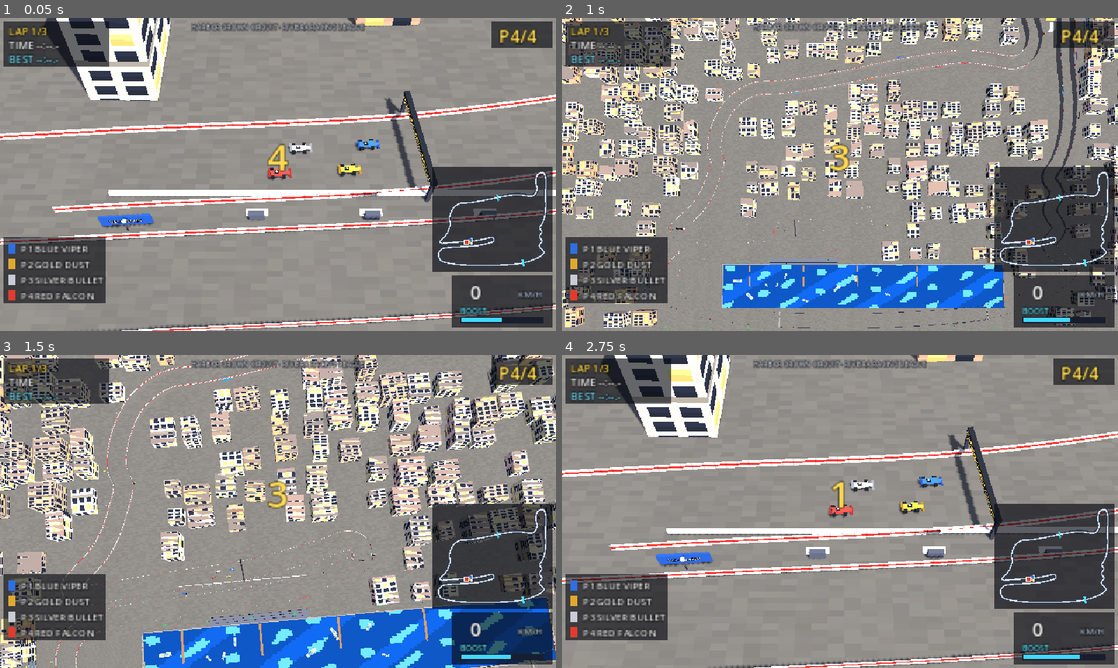
Above: before the commit, frames 1-4 (two rows, left to right).
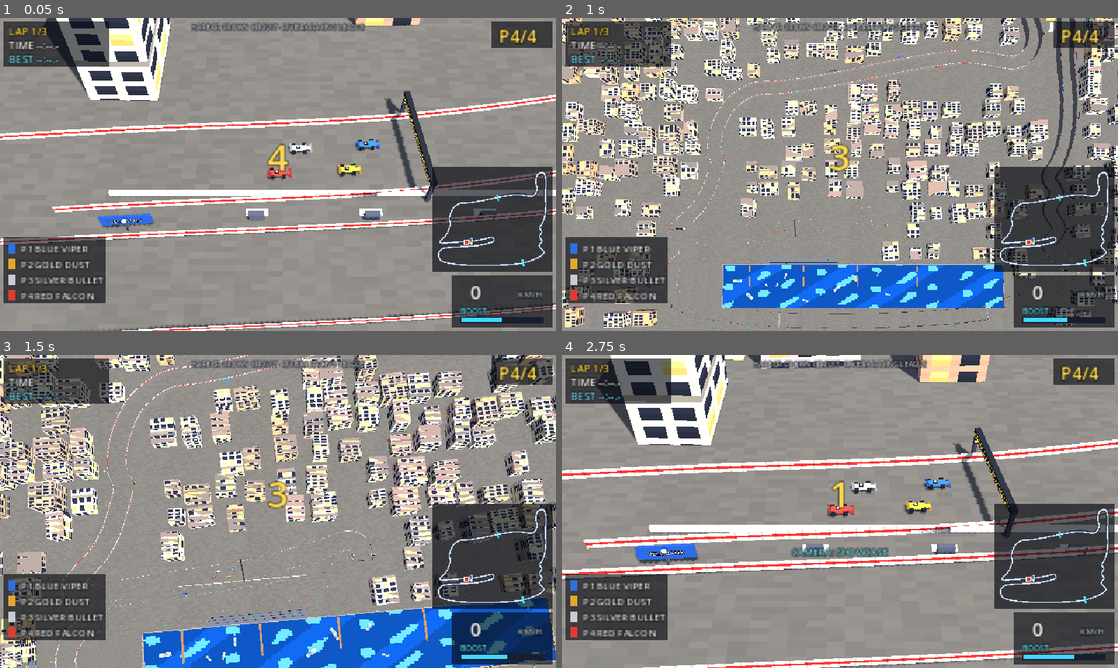
Above: after the commit, the same moments.

Repository: dtcbychris/lookie
Game: Godot game, scene res://scenes/harbor_crown_circuit.tscn
Two runs of this game, one before a commit and one after it. Both use one fixed random seed, a clock stepped at 60 frames per second and the inputs below.
Inputs:
- Up to frame 1 (0.05 s): no input
- Up to frame 2 (1 s): hold D (steer_right) from 0.53 s (still down); hold Shift (boost) from 0.53 s (still down); tap Tab (overview) at 0.8 s
- Up to frame 3 (1.5 s): release D (steer_right) at 1.28 s; release Shift (boost) at 1.28 s; hold S (brake) from 1.28 s (still down); tap Tab (overview) at 1.35 s
- Up to frame 4 (2.75 s): tap W (throttle) at 1.55 s; release S (brake) at 2.03 s; hold D (steer_right) from 2.03 s (still down); hold W (throttle) from 2.03 s (still down); tap C (camera, bound only after the commit) at 2.3 s

Frame 1 is identical in both runs. In frame 2, 0.1% of the frame differs, in the area x 18-92%, y 76-100%; in frame 3, less than 0.1%; in frame 4, 20%, in the area x 0-100%, y 0-100%.

Commit message:
Feel pass from first playtest: handling, controls, camera, audio, feedback
- Fix car disappearing before the tunnel: deep trench sank the road below
  the causeway ground slab; tunnel now runs at harbor grade (token dip)
- Make braking matter: coast drag scaled to 55% so lift-and-coast can't
  slow you for hairpins
- Boost is earned, not free: slower regen, wall contact drains boost and
  locks regen for 2s (HUD bar shows lockout)
- Wall penalty scales with impact angle: grazing stays near-free (AI
  lesson preserved), slams cost up to 75% speed
- Control presets (T): CLASSIC and DRIVER (A brake / D gas / arrows
  steer); persisted to user://
- Camera toggle (C): RACE overhead vs SHOWCASE 3/4; persisted
- Procedural audio: engine pitch, boost whoosh, wall thuds, countdown
  beeps, lap blip, finish sting (no external assets)
- Wall-hit drama: camera shake, spark burst, red screen flash
- Headless sim green: laps 45.7-47.4s, spread 1.70s

https://claude.ai/code/session_01LjE6X8FbmbjT1RiC5ZbF2u

Diff:
--- a/pixelgp/project.godot
+++ b/pixelgp/project.godot
@@ -60,6 +60,16 @@
 "events": [Object(InputEventKey,"resource_local_to_scene":false,"resource_name":"","device":-1,"window_id":0,"alt_press …(195 unchanged characters)…
 ]
 }
+camera={
+"deadzone": 0.5,
+"events": [Object(InputEventKey,"resource_local_to_scene":false,"resource_name":"","device":-1,"window_id":0,"alt_pressed":false,"shift_pressed":false,"ctrl_pressed":false,"meta_pressed":false,"pressed":false,"keycode":0,"physical_keycode":67,"key_label":0,"unicode":0,"location":0,"echo":false,"script":null)
+]
+}
+controls_preset={
+"deadzone": 0.5,
+"events": [Object(InputEventKey,"resource_local_to_scene":false,"resource_name":"","device":-1,"window_id":0,"alt_pressed":false,"shift_pressed":false,"ctrl_pressed":false,"meta_pressed":false,"pressed":false,"keycode":0,"physical_keycode":84,"key_label":0,"unicode":0,"location":0,"echo":false,"script":null)
+]
+}
 
 [rendering]
 
--- /dev/null
+++ b/pixelgp/scripts/audio_gen.gd
@@ -0,0 +1,103 @@
+extends RefCounted
+## Procedural audio: all sounds are synthesized into AudioStreamWAVs at load.
+## No external assets — same placeholder philosophy as the pixel textures,
+## swappable for real sound design later.
+
+const RATE := 22050
+
+static func _wav(samples: PackedFloat32Array, looped := false) -> AudioStreamWAV:
+	var bytes := PackedByteArray()
+	bytes.resize(samples.size() * 2)
+	for i in samples.size():
+		bytes.encode_s16(i * 2, int(clampf(samples[i], -1.0, 1.0) * 32000.0))
+	var w := AudioStreamWAV.new()
+	w.format = AudioStreamWAV.FORMAT_16_BITS
+	w.mix_rate = RATE
+	w.data = bytes
+	if looped:
+		w.loop_mode = AudioStreamWAV.LOOP_FORWARD
+		w.loop_end = samples.size()
+	return w
+
+static func engine_loop() -> AudioStreamWAV:
+	# raspy saw + sub-harmonic + noise; 0.5s with whole cycles so the loop seams
+	var n := RATE / 2
+	var rng := RandomNumberGenerator.new()
+	rng.seed = 3
+	var out := PackedFloat32Array()
+	out.resize(n)
+	for i in n:
+		var t := float(i) / RATE
+		var ph := fmod(t * 110.0, 1.0)        # 55 cycles in 0.5s
+		var ph2 := fmod(t * 220.0 + 0.3, 1.0)
+		var s := (ph * 2.0 - 1.0) * 0.5 + (ph2 * 2.0 - 1.0) * 0.22
+		s += (rng.randf() * 2.0 - 1.0) * 0.13
+		out[i] = tanh(s * 1.6) * 0.7
+	return _wav(out, true)
+
+static func boost_loop() -> AudioStreamWAV:
+	# airy filtered-noise whoosh
+	var n := RATE / 2
+	var rng := RandomNumberGenerator.new()
+	rng.seed = 5
+	var out := PackedFloat32Array()
+	out.resize(n)
+	var lp := 0.0
+	for i in n:
+		lp = lerpf(lp, rng.randf() * 2.0 - 1.0, 0.35)
+		var swirl := 0.6 + 0.4 * sin(TAU * 6.0 * float(i) / RATE)
+		out[i] = lp * swirl * 0.8
+	return _wav(out, true)
+
+static func thud() -> AudioStreamWAV:
+	# wall hit: low sine knock + noise crunch, fast decay
+	var n := int(RATE * 0.22)
+	var rng := RandomNumberGenerator.new()
+	rng.seed = 9
+	var out := PackedFloat32Array()
+	out.resize(n)
+	var lp := 0.0
+	for i in n:
+		var t := float(i) / RATE
+		lp = lerpf(lp, rng.randf() * 2.0 - 1.0, 0.5)
+		var s := sin(TAU * 70.0 * t) * exp(-t * 14.0) * 0.9
+		s += lp * exp(-t * 26.0) * 0.7
+		out[i] = s
+	return _wav(out)
+
+static func beep(freq: float, dur: float) -> AudioStreamWAV:
+	var n := int(RATE * dur)
+	var out := PackedFloat32Array()
+	out.resize(n)
+	for i in n:
+		var t := float(i) / RATE
+		var env := minf(t * 60.0, 1.0) * exp(-maxf(t - dur * 0.6, 0.0) * 30.0)
+		out[i] = sin(TAU * freq * t) * env * 0.6
+	return _wav(out)
+
+static func blip() -> AudioStreamWAV:
+	# lap-complete: quick rising two-tone
+	var n := int(RATE * 0.18)
+	var out := PackedFloat32Array()
+	out.resize(n)
+	for i in n:
+		var t := float(i) / RATE
+		var f := 660.0 if t < 0.08 else 990.0
+		out[i] = sin(TAU * f * t) * exp(-t * 10.0) * 0.55
+	return _wav(out)
+
+static func sting() -> AudioStreamWAV:
+	# finish jingle: short ascending arpeggio
+	var notes := [523.25, 659.25, 783.99, 1046.5]
+	var note_len := 0.13
+	var n := int(RATE * (note_len * notes.size() + 0.3))
+	var out := PackedFloat32Array()
+	out.resize(n)
+	for i in n:
+		var t := float(i) / RATE
+		var k := mini(int(t / note_len), notes.size() - 1)
+		var nt := t - float(k) * note_len
+		var tail := 0.45 if k == notes.size() - 1 else 0.14
+		var s := sin(TAU * notes[k] * t) + 0.4 * sin(TAU * notes[k] * 2.0 * t)
+		out[i] = s * exp(-nt / tail) * 0.45
+	return _wav(out)
--- a/pixelgp/scripts/car_node.gd
+++ b/pixelgp/scripts/car_node.gd
@@ -7,6 +7,8 @@
 var _mesh_root: Node3D
 var _flame: MeshInstance3D
 var _brake: MeshInstance3D
+var _sparks: CPUParticles3D
+var _impact_seen := -10.0
 
 func build(primary: Color, secondary: Color) -> void:
 	_mesh_root = Node3D.new()
@@ -36,6 +38,24 @@
 	_flame.visible = false
 	_brake = _part(Vector3(0.8, 1.0, 3.0), Vector3(-8.9, 2.6, 0), Pix.flat_mat(Color(1.0, 0.1, 0.05), 2.5))
 	_brake.visible = false
+	# wall-hit spark burst
+	_sparks = CPUParticles3D.new()
+	_sparks.amount = 14
+	_sparks.one_shot = true
+	_sparks.explosiveness = 1.0
+	_sparks.lifetime = 0.32
+	_sparks.emitting = false
+	_sparks.spread = 70.0
+	_sparks.direction = Vector3(0, 1, 0)
+	_sparks.initial_velocity_min = 25.0
+	_sparks.initial_velocity_max = 55.0
+	_sparks.gravity = Vector3(0, -110, 0)
+	var spark_mesh := BoxMesh.new()
+	spark_mesh.size = Vector3(0.7, 0.7, 0.7)
+	spark_mesh.material = Pix.flat_mat(Color(1.0, 0.7, 0.2), 2.5)
+	_sparks.mesh = spark_mesh
+	_sparks.position = Vector3(0, 2.0, 0)
+	add_child(_sparks)
 
 func _part(size: Vector3, pos: Vector3, mat: Material) -> MeshInstance3D:
 	var mi := MeshInstance3D.new()
@@ -60,3 +80,6 @@
 		_mesh_root.rotation.z = atan2(ahead.y - behind.y, dd) * 0.8
 	_flame.visible = phys.boosting
 	_brake.visible = phys.braking and phys.speed > 20.0
+	if phys.impact_stamp > _impact_seen and phys.impact_mag > 0.05:
+		_impact_seen = phys.impact_stamp
+		_sparks.restart()
--- a/pixelgp/scripts/car_physics.gd
+++ b/pixelgp/scripts/car_physics.gd
@@ -34,11 +34,20 @@
 var finish_time := 0.0
 
 var boost := 0.5
+var boost_lock := 0.0   # wall contact pauses boost regen — mistakes cost the
+						# exact resource used to mask them
 var boosting := false
 var braking := false
 var wall_hit := false
+var impact_stamp := -10.0  # race time of last wall impact (for fx/audio)
+var impact_mag := 0.0      # speed-loss fraction of that impact
 var wrong_way := false
 var _idx_delta_ema := 0.0
+
+## Coasting decelerates gently; braking is the skill tool. Full proven DRAG
+## made lift-and-coast nearly as strong as braking (playtest: brake felt
+## irrelevant), so only part of it applies.
+const COAST_DRAG_SCALE := 0.55
 
 func setup(p_track, slot: int) -> void:
 	track = p_track
@@ -70,15 +79,16 @@
 	braking = brake_in > 0.1
 
 	boosting = bool(input.get("boost", false)) and boost > 0.02
+	boost_lock = maxf(boost_lock - dt, 0.0)
 	if boosting:
 		boost = maxf(boost - 0.4 * dt, 0.0)
-	else:
-		boost = minf(boost + 0.07 * dt, 1.0)
+	elif boost_lock <= 0.0:
+		boost = minf(boost + 0.045 * dt, 1.0)
 
 	var vmax := MAXV * (BOOST_MULT if boosting else 1.0) * float(input.get("vmax_scale", 1.0))
 	speed += ACCEL * (1.25 if boosting else 1.0) * throttle * dt
 	speed -= BRAKE * brake_in * dt
-	speed -= speed * DRAG * dt
+	speed -= speed * DRAG * COAST_DRAG_SCALE * dt
 	speed = clampf(speed, 0.0, vmax)
 
 	# grip-limited turn rate: v * w <= LATG
@@ -94,12 +104,12 @@
 
 	prev_idx = idx
 	idx = track.nearest_index_hint(pos.x, pos.z, idx)
-	_clamp_to_walls()
+	_clamp_to_walls(t_now)
 	_snap_elevation()
 	_update_checkpoints(t_now)
 	_update_wrong_way()
 
-func _clamp_to_walls() -> void:
+func _clamp_to_walls(t_now: float) -> void:
 	wall_hit = false
 	var p: Vector3 = track.samples[idx]
 	var nrm: Vector3 = track.normals[idx]
@@ -115,8 +125,16 @@
 	var vz := sin(move_dir) * speed
 	var v_n := vx * nrm.x + vz * nrm.z
 	if v_n * side > 0.0:  # moving into the wall
-		# grazing must be near-free or AI laps go bimodal (prototype lesson)
-		speed *= 1.0 - clampf((absf(v_n) - 12.0) / 220.0, 0.0, 0.5)
+		# Penalty scales with impact angle: parallel grazing stays near-free
+		# (or AI laps go bimodal — prototype lesson), but slamming in at an
+		# angle is genuinely costly (playtest: walls were too forgiving).
+		var loss := clampf((absf(v_n) - 10.0) / 130.0, 0.0, 0.75)
+		speed *= 1.0 - loss
+		if loss > 0.02:
+			impact_stamp = t_now
+			impact_mag = loss
+			boost_lock = 2.0
+			boost = maxf(boost - loss * 0.5, 0.0)
 		vx -= nrm.x * v_n
 		vz -= nrm.z * v_n
 		if Vector2(vx, vz).length() > 1.0:
--- /dev/null
+++ b/pixelgp/scripts/control_presets.gd
@@ -0,0 +1,58 @@
+extends RefCounted
+## Control presets + persisted settings (user://pixelgp_settings.cfg).
+## Rebinds the InputMap at runtime; project.godot only defines the defaults.
+
+const CONFIG_PATH := "user://pixelgp_settings.cfg"
+
+const PRESETS := [
+	{
+		"name": "CLASSIC",
+		"desc": "WASD + ARROWS",
+		"throttle": [KEY_W, KEY_UP],
+		"brake": [KEY_S, KEY_DOWN],
+		"steer_left": [KEY_A, KEY_LEFT],
+		"steer_right": [KEY_D, KEY_RIGHT],
+	},
+	{
+		"name": "DRIVER",
+		"desc": "A BRAKE / D GAS / ARROWS STEER",
+		"throttle": [KEY_D],
+		"brake": [KEY_A],
+		"steer_left": [KEY_LEFT],
+		"steer_right": [KEY_RIGHT],
+	},
+]
+
+static var settings := {"preset": 0, "camera": 0}
+
+static func load_settings() -> void:
+	var cfg := ConfigFile.new()
+	if cfg.load(CONFIG_PATH) == OK:
+		settings["preset"] = clampi(cfg.get_value("input", "preset", 0), 0, PRESETS.size() - 1)
+		settings["camera"] = clampi(cfg.get_value("camera", "mode", 0), 0, 1)
+
+static func save_settings() -> void:
+	var cfg := ConfigFile.new()
+	cfg.set_value("input", "preset", settings["preset"])
+	cfg.set_value("camera", "mode", settings["camera"])
+	cfg.save(CONFIG_PATH)
+
+static func apply_preset(idx: int) -> void:
+	settings["preset"] = idx
+	var p: Dictionary = PRESETS[idx]
+	for action in ["throttle", "brake", "steer_left", "steer_right"]:
+		InputMap.action_erase_events(action)
+		for key in p[action]:
+			var ev := InputEventKey.new()
+			ev.physical_keycode = key
+			InputMap.action_add_event(action, ev)
+
+static func cycle_preset() -> Dictionary:
+	var idx := (int(settings["preset"]) + 1) % PRESETS.size()
+	apply_preset(idx)
+	save_settings()
+	return PRESETS[idx]
+
+static func set_camera(mode: int) -> void:
+	settings["camera"] = mode
+	save_settings()
--- a/pixelgp/scripts/follow_camera.gd
+++ b/pixelgp/scripts/follow_camera.gd
@@ -1,13 +1,23 @@
 extends Camera3D
-## Smooth 3/4 follow camera with speed-based zoom and velocity look-ahead.
-## Tab toggles a fixed full-circuit overview (debug track view).
+## Smooth follow camera with speed-based zoom, velocity look-ahead, and
+## impact shake. C toggles RACE (more overhead, best for racing lines) vs
+## SHOWCASE (lower 3/4, shows building depth). Tab = full-circuit overview.
+
+# [height, distance-back, speed-zoom factor]
+const MODES := [
+	[262.0, 172.0, 0.18],  # RACE  (~57 degrees)
+	[198.0, 206.0, 0.15],  # SHOWCASE (~44 degrees)
+]
 
 var race  # RaceManager
 var track  # TrackData
+var mode := 0
 var overview := false
 var _look := Vector3.ZERO
 var _center := Vector3.ZERO
 var _overview_h := 1500.0
+var _shake := 0.0
+var _impact_seen := -10.0
 
 func setup(p_race, p_track) -> void:
 	race = p_race
@@ -29,14 +39,22 @@
 	if Input.is_action_just_pressed("overview"):
 		overview = not overview
 	var car = race.cars[race.player_index]
+	# wall impacts kick the shake; decays exponentially
+	if car.impact_stamp > _impact_seen:
+		_impact_seen = car.impact_stamp
+		_shake = minf(_shake + car.impact_mag * 26.0, 7.0)
+	_shake *= exp(-7.0 * dt)
 	var blend := 1.0 - exp(-6.0 * dt)
 	if overview:
 		position = position.lerp(_center + Vector3(0, _overview_h, _overview_h * 0.1), blend)
 		_look = _look.lerp(_center, blend)
 	else:
+		var m: Array = MODES[mode]
 		var fwd := Vector3(cos(car.move_dir), 0, sin(car.move_dir))
 		var want_look: Vector3 = car.pos + fwd * minf(car.speed * 0.45, 78.0)
 		_look = _look.lerp(want_look, 1.0 - exp(-5.0 * dt))
-		var want_pos: Vector3 = car.pos + Vector3(0, 262.0 + car.speed * 0.18, 172.0)
+		var want_pos: Vector3 = car.pos + Vector3(0, m[0] + car.speed * m[2], m[1])
 		position = position.lerp(want_pos, blend)
+	if _shake > 0.05:
+		position += Vector3(randf() - 0.5, (randf() - 0.5) * 0.4, randf() - 0.5) * 2.0 * _shake
 	look_at(_look)
--- a/pixelgp/scripts/hud.gd
+++ b/pixelgp/scripts/hud.gd
@@ -20,6 +20,10 @@
 var _sub_center: Label
 var _board_rows: Array[Label] = []
 var _minimap: Control
+var _toast: Label
+var _toast_t := 0.0
+var _flash: ColorRect
+var _impact_seen := -10.0
 
 func setup(p_race, p_track, p_colors: Array) -> void:
 	race = p_race
@@ -96,10 +100,24 @@
 	_minimap.position = Vector2(636 - _minimap.size.x, 292 - _minimap.size.y)
 	add_child(_minimap)
 
+	# red impact flash (under the labels)
+	_flash = ColorRect.new()
+	_flash.color = Color(0.9, 0.1, 0.05, 0.0)
+	_flash.size = Vector2(640, 360)
+	_flash.mouse_filter = Control.MOUSE_FILTER_IGNORE
+	add_child(_flash)
+	move_child(_flash, 0)
+
 	_center = _make_label(Vector2(170, 130), 42, Color(1.0, 0.85, 0.3), true)
 	_center.size = Vector2(300, 60)
 	_sub_center = _make_label(Vector2(170, 180), 14, Color.WHITE, true)
 	_sub_center.size = Vector2(300, 20)
+	_toast = _make_label(Vector2(120, 218), 11, Color(0.5, 0.95, 1.0), true)
+	_toast.size = Vector2(400, 16)
+
+func toast(msg: String) -> void:
+	_toast.text = msg
+	_toast_t = 2.6
 
 func _fmt(t: float) -> String:
 	if t == INF or t <= 0.0:
@@ -110,6 +128,13 @@
 	if race == null:
 		return
 	var car = race.cars[race.player_index]
+	# impact flash decays; toast fades out
+	if car.impact_stamp > _impact_seen:
+		_impact_seen = car.impact_stamp
+		_flash.color.a = minf(0.08 + car.impact_mag * 0.6, 0.4)
+	_flash.color.a *= exp(-5.0 * _dt)
+	_toast_t = maxf(_toast_t - _dt, 0.0)
+	_toast.modulate.a = clampf(_toast_t * 2.0, 0.0, 1.0)
 	_lap.text = "LAP %d/%d" % [mini(car.lap + 1, track.LAPS), track.LAPS]
 	var t := maxf(race.race_time, 0.0)
 	_time.text = "TIME %s" % _fmt(t)
@@ -117,6 +142,8 @@
 	_pos.text = "P%d/%d" % [race.player_position(), race.cars.size()]
 	_speed.text = "%3d" % int(car.speed * 1.25)
 	_boost_fill.size.x = 94.0 * car.boost
+	# boost regen is locked after wall contact — show it
+	_boost_fill.color = Color(0.55, 0.25, 0.2) if car.boost_lock > 0.0 else Color(0.25, 0.85, 1.0)
 	for i in 4:
 		var ci: int = race.positions[i] if i < race.positions.size() else i
 		_board_rows[i].text = "P%d %s" % [i + 1, race.cars[ci].car_name]
--- a/pixelgp/scripts/main.gd
+++ b/pixelgp/scripts/main.gd
@@ -13,11 +13,18 @@
 const RaceManager = preload("res://scripts/race_manager.gd")
 const FollowCamera = preload("res://scripts/follow_camera.gd")
 const HUD = preload("res://scripts/hud.gd")
+const RaceAudio = preload("res://scripts/race_audio.gd")
+const ControlPresets = preload("res://scripts/control_presets.gd")
 
 const AI_SKILLS := [0.99, 0.962, 0.935]
 const AI_LANES := [-5.0, 5.0, -5.0]
 
+var _cam: Camera3D
+var _hud: CanvasLayer
+
 func _ready() -> void:
+	ControlPresets.load_settings()
+	ControlPresets.apply_preset(ControlPresets.settings["preset"])
 	# pixel pipeline: window 1280x720 -> SubViewport 640x360, nearest upscale
 	var svc := SubViewportContainer.new()
 	svc.stretch = true
@@ -78,10 +85,26 @@
 	cam.name = "FollowCamera"
 	world.add_child(cam)
 	cam.setup(race, track)
+	cam.mode = ControlPresets.settings["camera"]
+	_cam = cam
 
 	var hud: CanvasLayer = HUD.new()
 	sv.add_child(hud)
 	hud.setup(race, track, team_colors)
+	_hud = hud
+
+	var audio: Node = RaceAudio.new()
+	add_child(audio)
+	audio.setup(race)
+
+func _process(_dt: float) -> void:
+	if Input.is_action_just_pressed("controls_preset"):
+		var p: Dictionary = ControlPresets.cycle_preset()
+		_hud.toast("CONTROLS: %s  (%s)" % [p["name"], p["desc"]])
+	if Input.is_action_just_pressed("camera"):
+		_cam.mode = 1 - _cam.mode
+		ControlPresets.set_camera(_cam.mode)
+		_hud.toast("CAMERA: %s" % ("SHOWCASE" if _cam.mode == 1 else "RACE"))
 
 func _setup_environment(world: Node3D) -> void:
 	var env := Environment.new()
--- /dev/null
+++ b/pixelgp/scripts/race_audio.gd
@@ -0,0 +1,93 @@
+extends Node
+## Wires the procedural sounds to race state: engine pitch follows the player's
+## speed, boost whoosh, wall thuds scaled by impact, countdown beeps, lap
+## blips, finish sting.
+
+const AudioGen = preload("res://scripts/audio_gen.gd")
+const RM = preload("res://scripts/race_manager.gd")
+
+var race  # RaceManager
+
+var _engine: AudioStreamPlayer
+var _boost: AudioStreamPlayer
+var _thud: AudioStreamPlayer
+var _ui: AudioStreamPlayer
+var _sting: AudioStreamPlayer
+var _beep_low: AudioStreamWAV
+var _beep_go: AudioStreamWAV
+var _blip: AudioStreamWAV
+
+var _impact_seen := -10.0
+var _prev_count := 99
+var _prev_state := -1
+var _prev_lap := 0
+var _sting_played := false
+
+func setup(p_race) -> void:
+	race = p_race
+	_engine = _player(AudioGen.engine_loop(), -16.0, true)
+	_boost = _player(AudioGen.boost_loop(), -13.0, false)
+	_thud = _player(AudioGen.thud(), -8.0, false)
+	_ui = _player(null, -9.0, false)
+	_sting = _player(AudioGen.sting(), -6.0, false)
+	_beep_low = AudioGen.beep(440.0, 0.16)
+	_beep_go = AudioGen.beep(880.0, 0.45)
+	_blip = AudioGen.blip()
+
+func _player(stream: AudioStream, vol: float, autostart: bool) -> AudioStreamPlayer:
+	var p := AudioStreamPlayer.new()
+	p.stream = stream
+	p.volume_db = vol
+	add_child(p)
+	if autostart:
+		p.play()
+	return p
+
+func _process(_dt: float) -> void:
+	if race == null:
+		return
+	var car = race.cars[race.player_index]
+
+	# engine follows speed
+	var frac: float = clampf(car.speed / car.MAXV, 0.0, 1.0)
+	_engine.pitch_scale = 0.55 + frac * 1.55 + (0.25 if car.boosting else 0.0)
+	_engine.volume_db = -20.0 + frac * 7.0
+
+	# boost whoosh
+	if car.boosting and not _boost.playing:
+		_boost.play()
+	elif not car.boosting and _boost.playing:
+		_boost.stop()
+
+	# wall impacts, volume scaled by how bad the hit was
+	if car.impact_stamp > _impact_seen:
+		_impact_seen = car.impact_stamp
+		_thud.volume_db = -16.0 + car.impact_mag * 18.0
+		_thud.pitch_scale = randf_range(0.9, 1.1)
+		_thud.play()
+
+	# countdown beeps + GO
+	if race.state == RM.State.COUNTDOWN:
+		var c := int(ceil(-race.race_time))
+		if c != _prev_count and c > 0:
+			_prev_count = c
+			_ui.stream = _beep_low
+			_ui.play()
+	if race.state != _prev_state:
+		if _prev_state == RM.State.COUNTDOWN and race.state == RM.State.RACING:
+			_ui.stream = _beep_go
+			_ui.play()
+		_prev_state = race.state
+
+	# lap complete blip (not on the finish, the sting covers that)
+	if car.lap > _prev_lap:
+		_prev_lap = car.lap
+		if not car.finished:
+			_ui.stream = _blip
+			_ui.play()
+
+	# finish sting once
+	if race.state == RM.State.FINISHED and not _sting_played:
+		_sting_played = true
+		_engine.volume_db = -26.0
+		_sting.play()
--- a/pixelgp/scripts/track_data.gd
+++ b/pixelgp/scripts/track_data.gd
@@ -15,11 +15,13 @@
 const LAPS := 3
 
 ## Hand-authored elevation per control point (meters), following the JSON's
-## elevation_intent: harbor level at start, slight dip through the tunnel,
-## climb the esses to the casino crest (+12 m), descend back to the harbor.
+## elevation_intent: harbor level at start, climb the esses to the casino
+## crest (+12 m), descend back to the harbor. The tunnel keeps only a token
+## dip: a deeper trench sinks the road below the causeway ground slab and the
+## camera loses the car before the tunnel (playtest bug).
 const ELEVATION_M := [
 	0.0, 0.0, 0.0, 0.0, 0.0, 0.0, 0.0, 0.0, 0.0, 0.0,
-	0.0, -0.2, -0.5, -1.0, -1.5, -1.5, -1.2, -0.6, 0.0, 0.3,
+	0.0, -0.1, -0.1, -0.1, -0.1, -0.1, -0.1, 0.0, 0.0, 0.3,
 	0.8, 1.6, 2.5, 3.4, 4.4, 5.4, 6.4, 7.4, 8.4, 9.2,
 	9.9, 10.5, 11.2, 11.7, 12.0, 12.0, 12.0, 12.0, 11.8, 11.4,
 	11.0, 10.5, 10.0, 9.4, 8.8, 8.2, 7.6, 7.0, 6.5, 6.1,
--- a/pixelgp/tests/screenshot_runner.gd
+++ b/pixelgp/tests/screenshot_runner.gd
@@ -25,14 +25,17 @@
 	match f:
 		260:
 			_shot("01_start")
-		760:
-			_shot("02_harbor_u")
-		1150:
+		820:
+			_shot("02_tunnel_approach")
+		950:
 			_shot("03_tunnel")
 		1750:
 			_shot("04_esses_climb")
+		2000:
+			_set_camera_mode(1)
 		2150:
-			_shot("05_casino_hairpin")
+			_shot("05_showcase_cam")
+			_set_camera_mode(0)
 		2250:
 			_overview(true)
 		2400:
@@ -43,6 +46,10 @@
 		3500:
 			get_tree().quit()
 
+func _set_camera_mode(m: int) -> void:
+	var cam := main.find_child("FollowCamera", true, false)
+	cam.mode = m
+
 func _overview(on: bool) -> void:
 	var cam := main.find_child("FollowCamera", true, false)
 	cam.overview = on
Not shown, changed: pixelgp/README.md
